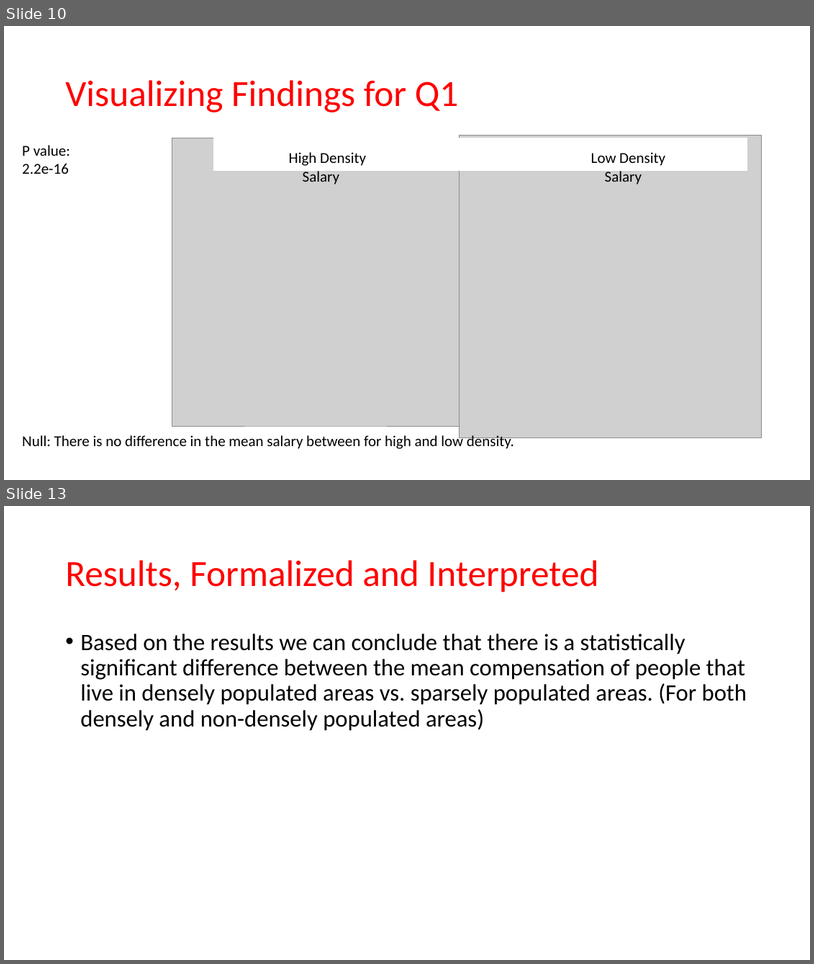
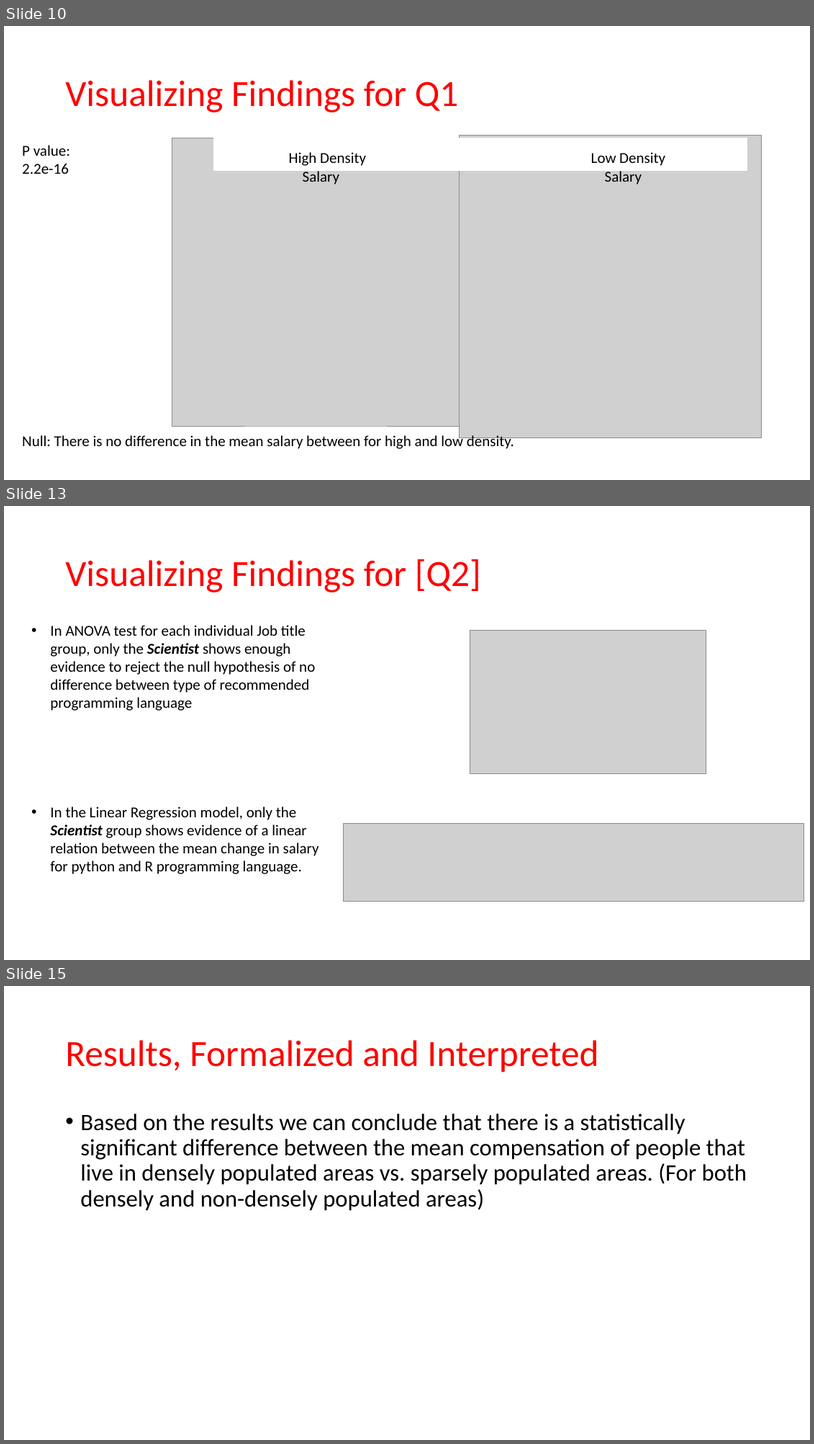
Before and after one commit to MatthewCodes/557_Final_Project, a slide deck: Presentation/Final Presentation.pptx. Shown one above the other, each under a label of ours: slides 10 and 13 before the commit, slides 10, 13 and 15 after it; the slides between them are not shown. The pictures are 814x964 and 814x1444 pixels, drawn with LibreOffice and Linux fonts; fonts in the diff are those of the drawing; grey boxes stand for pictures. Boxes give left, top, right and bottom in pixels: in the first picture for what was removed or moved away, otherwise in the second. Text is boxed around its words. In the diff, an @@ line names an element or a change of style, - is before the commit and + after.

Commit message:
adding figures for q2 and updates to presentation

```diff
--- a/Presentation/Final Presentation.pptx
+++ b/Presentation/Final Presentation.pptx
@@ slide 13 added at (4,506,810,960), background #FFFFFF @@
@@ title added at (65,559,481,592), 44 pt, text #FF0000 @@
+Visualizing Findings for [Q2]
@@ text added at (50,625,319,874), 18 pt, text #000000 @@
+• In ANOVA test for each individual Job title group, only the Scientist shows enough evidence to reject the null hypothesis of no difference between type of recommended programming language
+• In the Linear Regression model, only the Scientist group shows evidence of a linear relation between the mean change in salary for python and R programming language.
@@ picture added at (470,630,706,773) @@
@@ picture added at (343,823,804,901) @@
@@ what was slide 13 is now slide 15 @@
```
Also in this commit, not shown: 4 slides changed, 1 other slide added, 9 other files.
